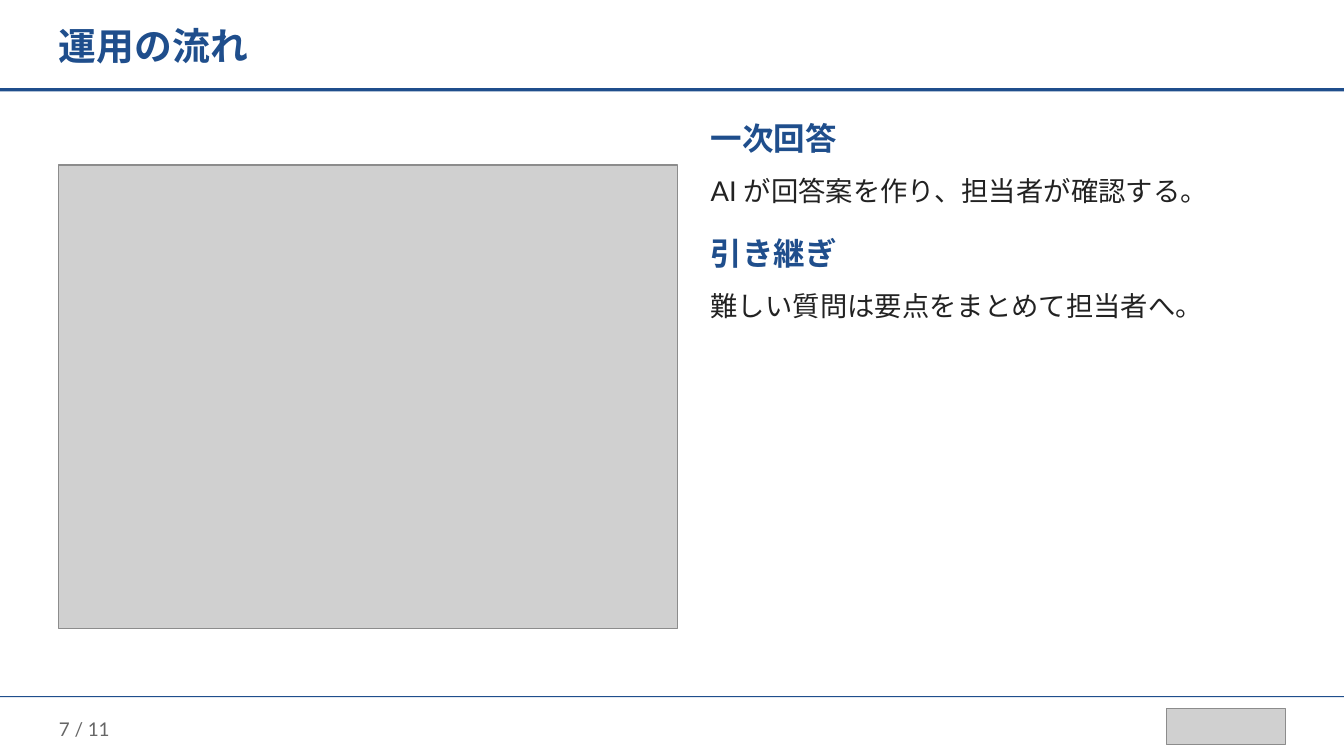
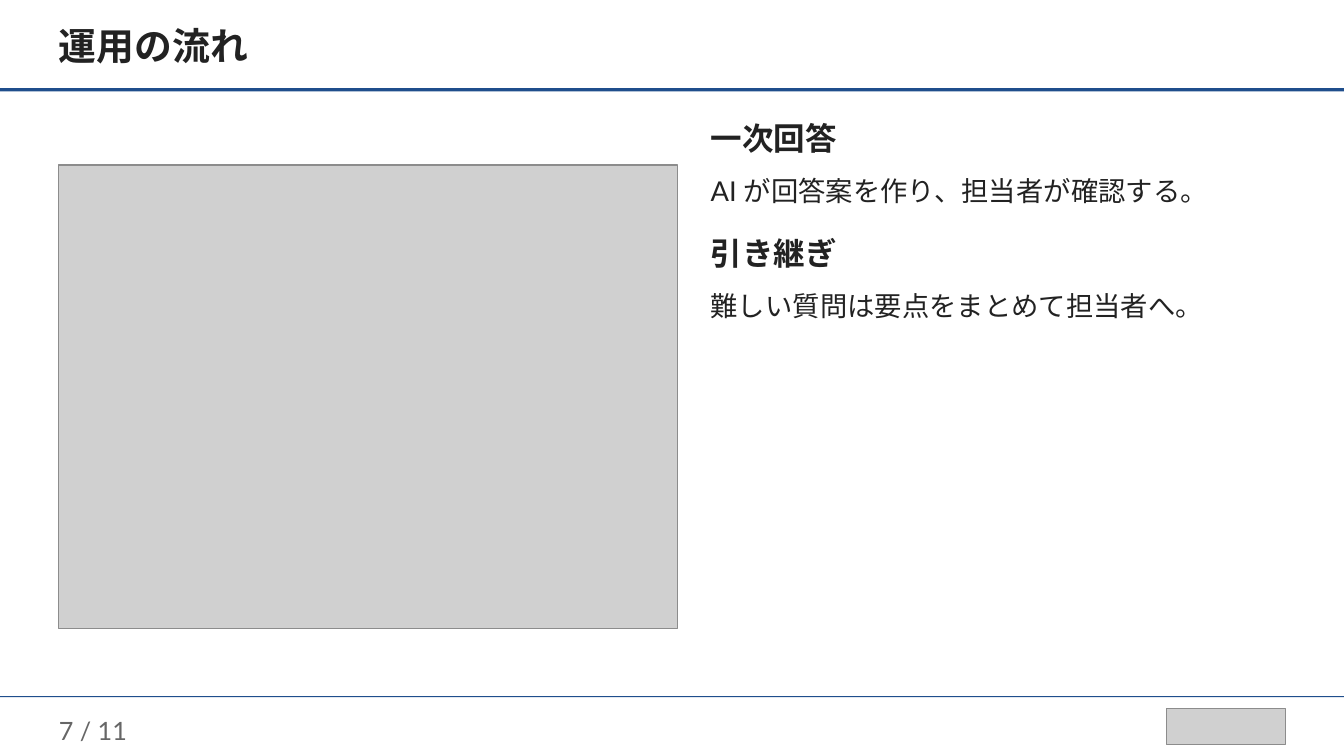
Before and after one commit to takuya109048/llm-assist-kit, a slide deck: slide 7 of examples/marp-slides-example.pptx. Drawn at 1344x756 pixels with LibreOffice and Linux fonts; fonts in the diff are those of the drawing; grey boxes stand for pictures. Boxes give left, top, right and bottom in pixels: in the first picture for what was removed or moved away, otherwise in the second. Text is boxed around its words. In the diff, an @@ line names an element or a change of style, - is before the commit and + after.

```diff
--- a/examples/marp-slides-example.pptx
+++ b/examples/marp-slides-example.pptx
@@ text "運用の流れ" at bbox=[59, 28, 248, 64]: text colour #1F4E8C to #222222 @@
@@ text at bbox=[711, 123, 837, 268]: text colour #1F4E8C to #222222 in "一次回答", "引き継ぎ" @@
@@ page number at bbox=[59, 722, 127, 740]: size 13.5 to 18 pt; line spacing 20.2pt to 27pt @@
```
Also in this commit, not shown: 9 other slides changed, 3 other files.
